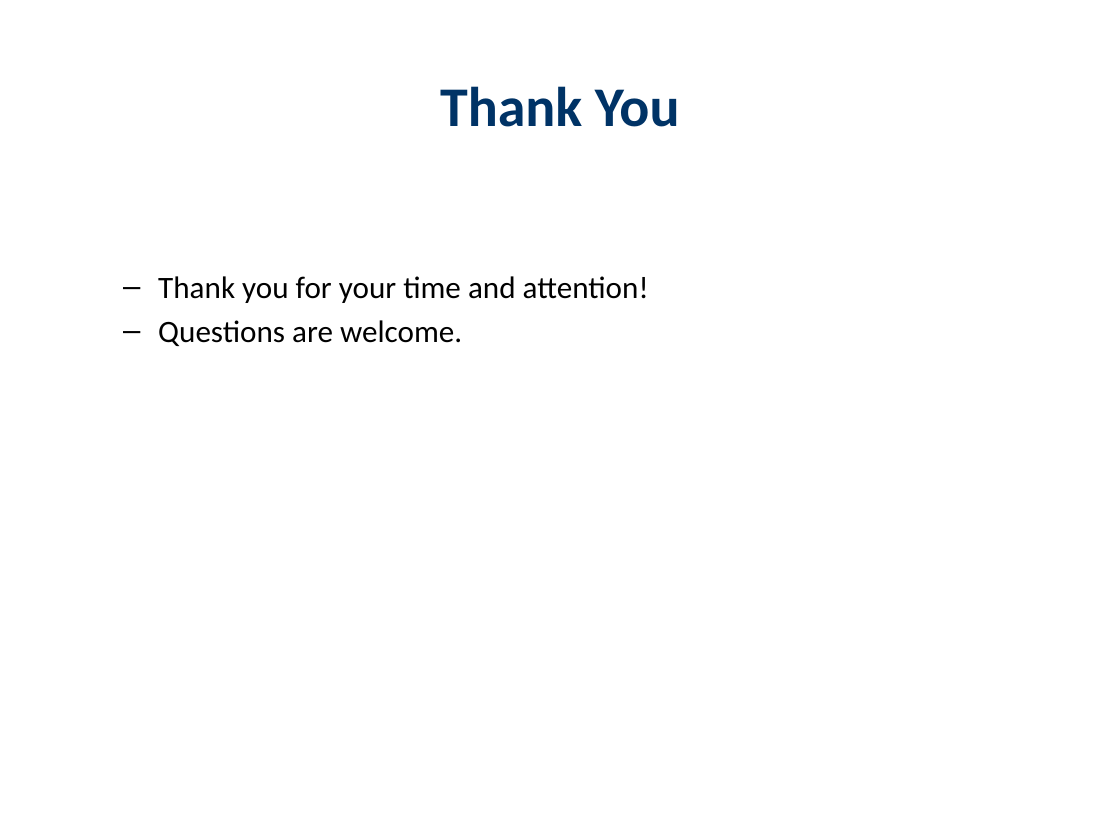
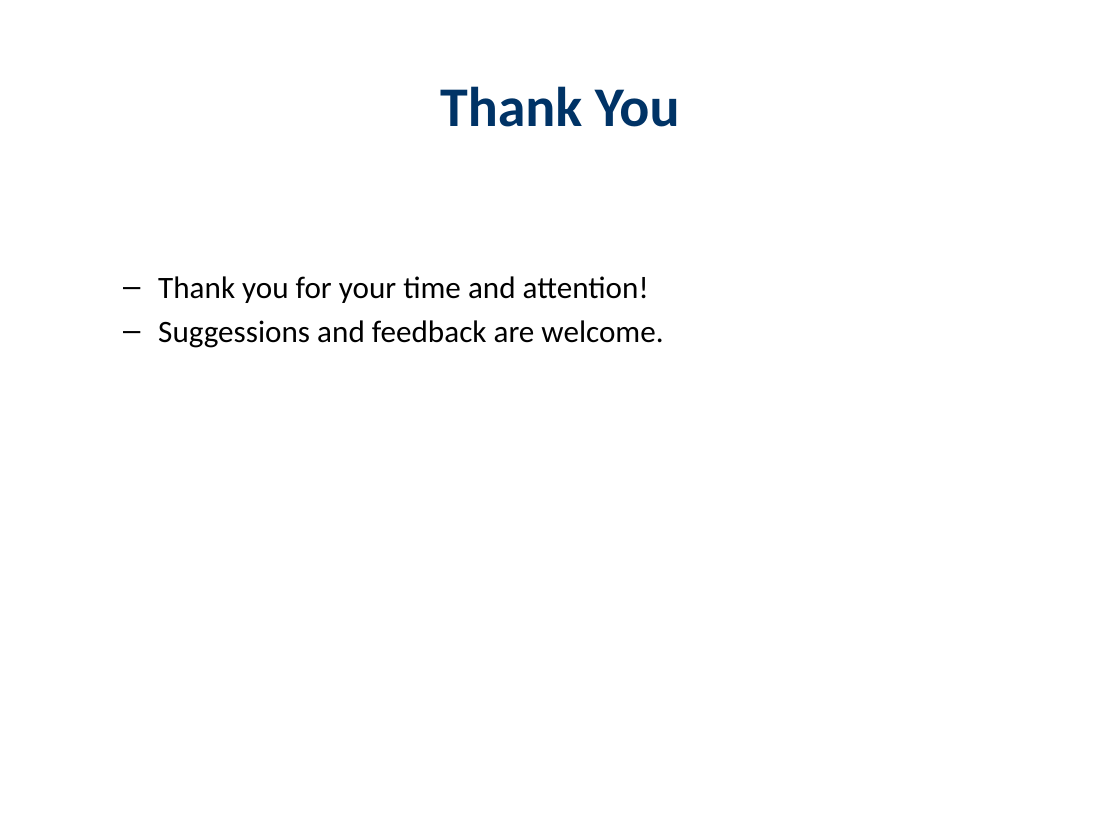
Before and after one commit to PritiKalaskar1234/Nexthikes_Calculator_Python_Repository, a slide deck: slide 5 of Scientific_Calculator_Presentation_Colored.pptx. Drawn at 1120x840 pixels with LibreOffice and Linux fonts; fonts in the diff are those of the drawing. Boxes give left, top, right and bottom in pixels: in the first picture for what was removed or moved away, otherwise in the second. Text is boxed around its words. In the diff, an @@ line names an element or a change of style, - is before the commit and + after.

```diff
--- a/Scientific_Calculator_Presentation_Colored.pptx
+++ b/Scientific_Calculator_Presentation_Colored.pptx
@@ text at bbox=[158, 320, 663, 348]: text changed @@
-  – Questions are welcome.
+  – Suggessions and feedback are welcome.
```
Also in this commit, not shown: 1 other slide changed.
